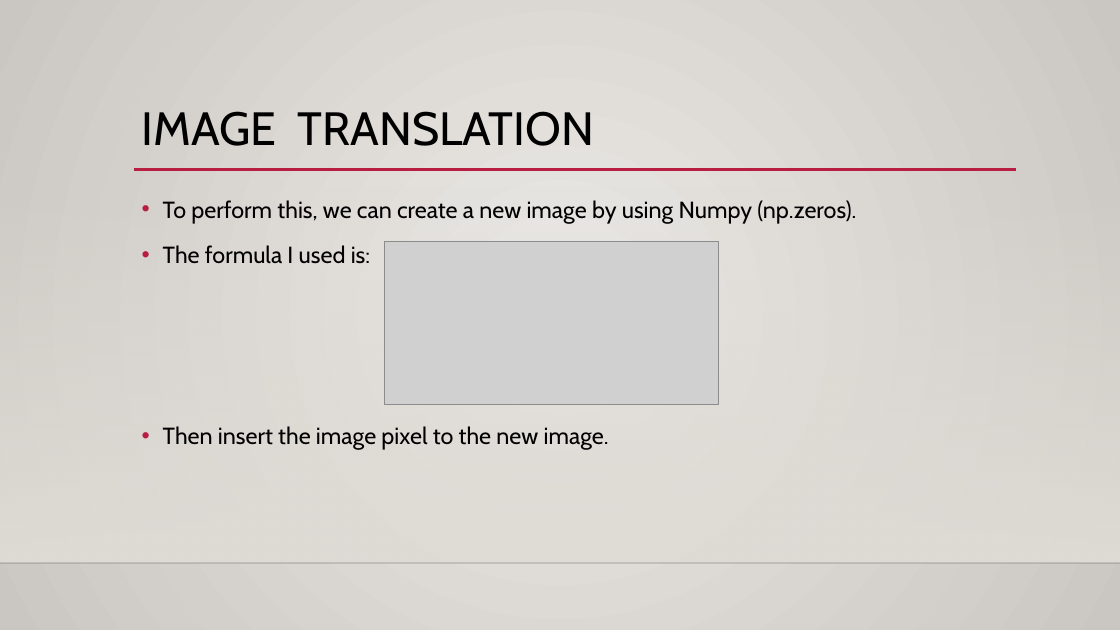
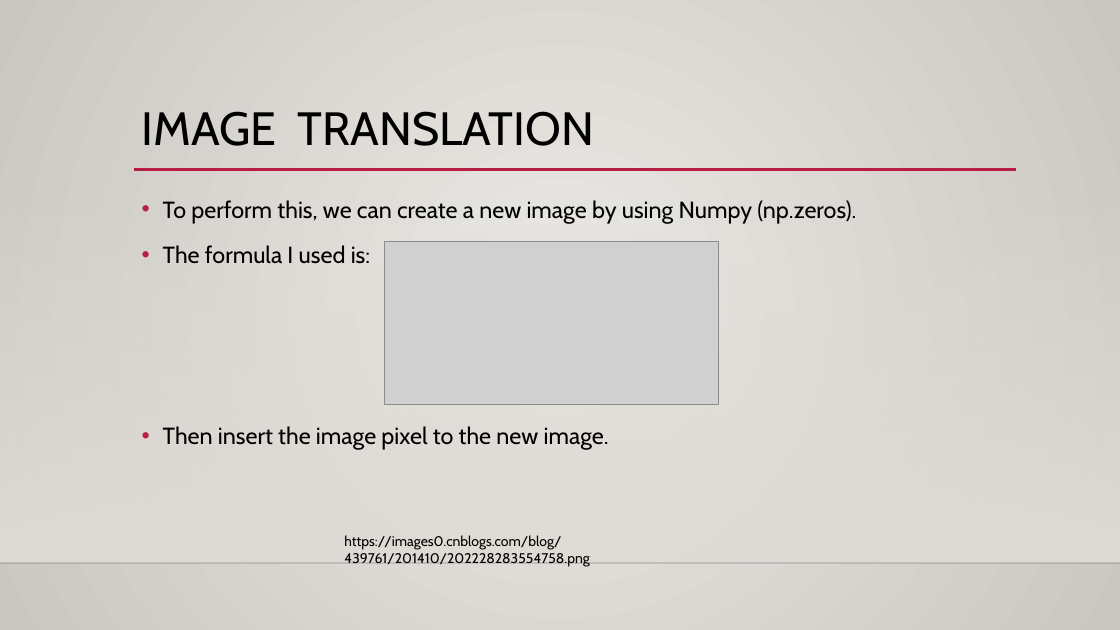
Before and after one commit to michaeltran/DIP-Image-Geometric-Transformation, a slide deck: slide 18 of DIP_Presentation.pptx (slide 15 before the commit). Drawn at 1120x630 pixels with LibreOffice and Linux fonts; fonts in the diff are those of the drawing; grey boxes stand for pictures; background and template pictures are left out. Boxes give left, top, right and bottom in pixels: in the first picture for what was removed or moved away, otherwise in the second. Text is boxed around its words. In the diff, an @@ line names an element or a change of style, - is before the commit and + after.

```diff
--- a/DIP_Presentation.pptx
+++ b/DIP_Presentation.pptx
@@ text added at (344, 535, 589, 567), 12 pt, text #000000 @@
+https://images0.cnblogs.com/blog/439761/201410/202228283554758.png
```
Also in this commit, not shown: 17 other slides changed, 3 slides added.
